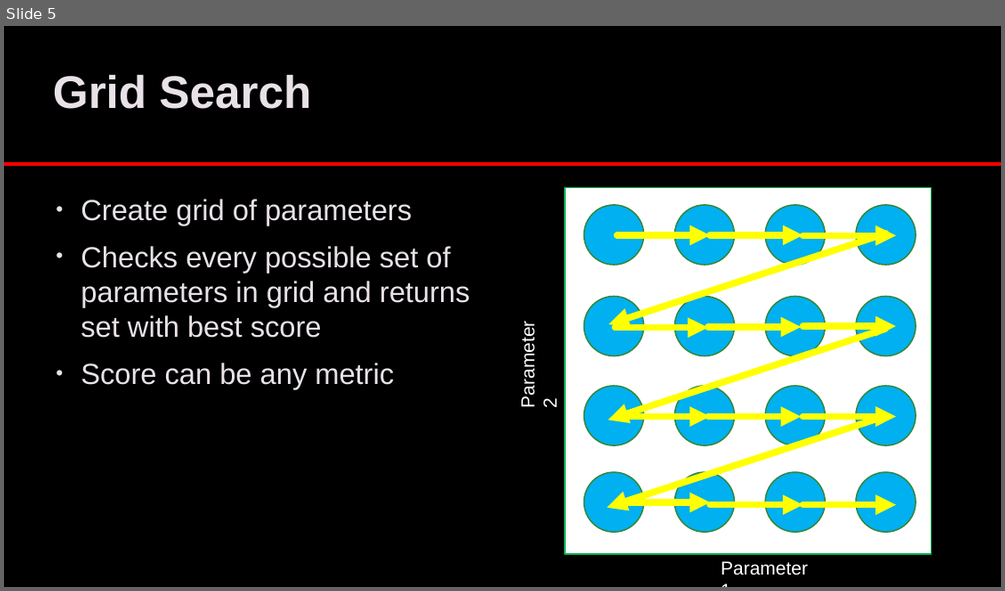
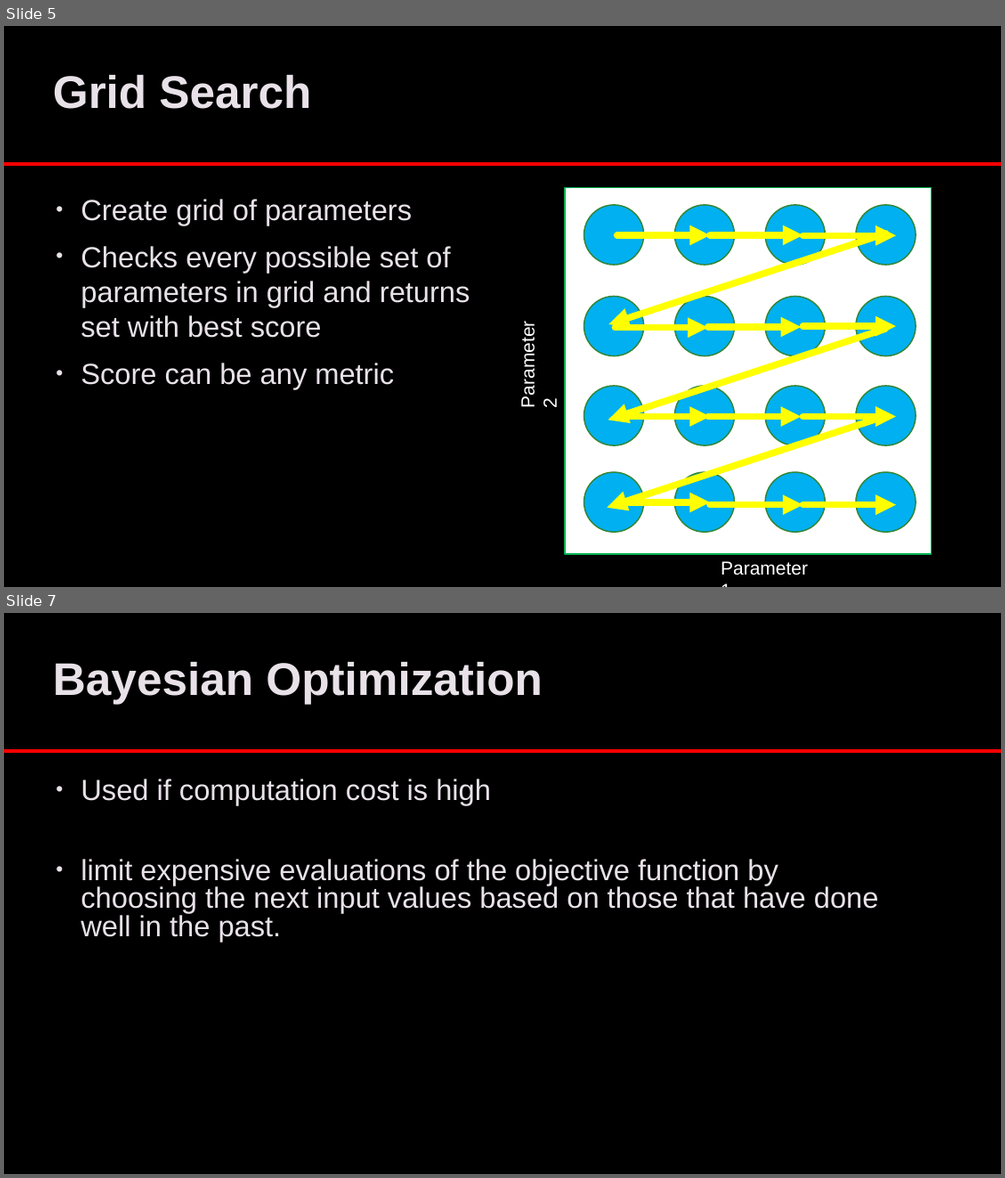
Before and after one commit to lukenew2/ds-demos, a slide deck: HyperParameterTuning.pptx. Shown one above the other, each under a label of ours: slide 5 before the commit, slides 5 and 7 after it; the slides between them are not shown. The pictures are 1005x591 and 1005x1178 pixels, drawn with LibreOffice and Linux fonts; fonts in the diff are those of the drawing; background and template pictures are left out. Boxes give left, top, right and bottom in pixels: in the first picture for what was removed or moved away, otherwise in the second. Text is boxed around its words. In the diff, an @@ line names an element or a change of style, - is before the commit and + after.

```diff
--- a/HyperParameterTuning.pptx
+++ b/HyperParameterTuning.pptx
@@ slide 7 added at (x1=4, y1=613, x2=1001, y2=1174), background picture (left out) @@
@@ title added at (x1=53, y1=661, x2=542, y2=704), 44 pt, text #E8E2E8, bold @@
+Bayesian Optimization
@@ line added from (4, 751) to (1001, 751), #FF0000 3.5 pt @@
@@ text added at (x1=81, y1=779, x2=879, y2=941), 28 pt, text #E8E2E8 @@
+• Used if computation cost is high
+• limit expensive evaluations of the objective function by choosing the next input values based on those that have done well in the past.
```
Also in this commit, not shown: 3 slides changed, 4 other slides added, 4 slides removed, 2 other files.
